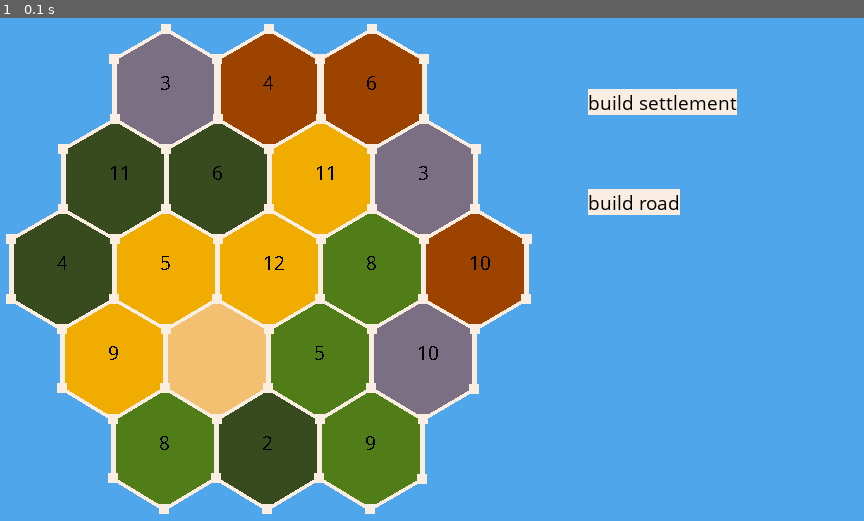
Above: before the commit, frame 1.
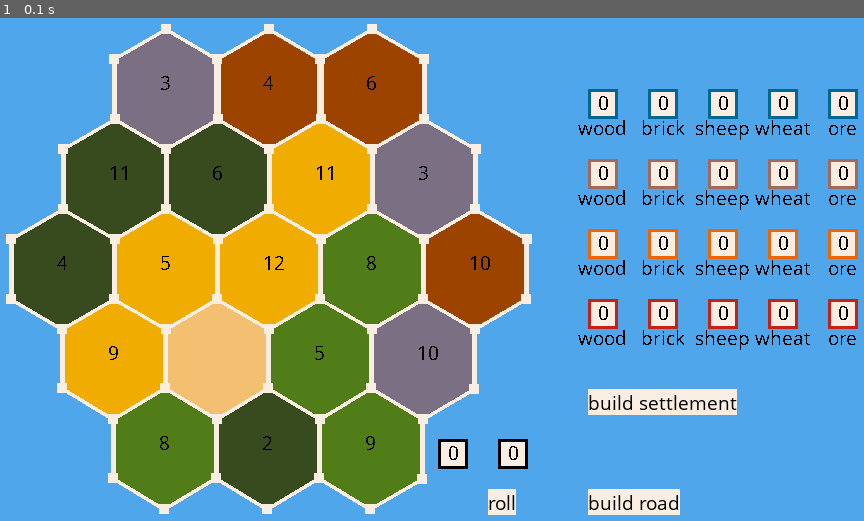
Above: after the commit, the same moment.

Repository: nathan-cain15/pygame-catan
Game: pygame game, started from testing.py
Two runs of this game, one before a commit and one after it. Both use one fixed random seed, a clock stepped at 60 frames per second and the inputs below.
Inputs:
- Up to frame 1 (0.1 s): no input

The runs differ from the first frame. In frame 1, 7.5% of the frame differs, in the area x 50-100%, y 14-99%.

Commit message:
made dice, displayed the players resources, and now working on giving resources

Diff:
--- a/__init__.py
+++ /dev/null
@@ -1,4 +0,0 @@
-from .classes import Edge
-from .classes import Tile
-from .classes import Vertice
-from .classes import Player
--- a/game.py
+++ b/game.py
@@ -1,7 +1,8 @@
 import math
 import pygame
 import random
-from classes import *
+from otherclaseses import Building
+from otherclaseses import Road
 
 
 class Game:
@@ -12,17 +13,15 @@
         self.vertices = vertices
         self.notAvalVertices = []
         self.notAvalEdges = []
-        self.states = ["starting turns", "regular turn"]
         self.currentState = "starting turns"
-        self.substates = ["building", "road"]
         self.currentSubState = "building"
 
     def placeBuilding(self, player, players, sidelength, mouse, click):
         vertice = self.verticesPressed(mouse, click)
         if vertice != None:
             if (vertice not in self.notAvalVertices) and self.buildingValid(players, vertice, sidelength):
-                player.buildings.append(
-                    Building(vertice.x, vertice.y, vertice.width, vertice.height, vertice.color, player))
+                building = Building(vertice.x, vertice.y, vertice.width, vertice.height, vertice.color, player)
+                player.buildings.append(building)
                 vertice.color = player.color
                 self.notAvalVertices.append(vertice)
                 return True
@@ -90,3 +89,41 @@
                         building.y <= build.y + (sidelength + (sidelength/6))):
                     return False
         return True
+
+    def getStartingResources(self, vertice, player):
+        dictionary = {
+            (81, 125, 25): 3,
+            (55, 75, 30): 0,
+            (240, 173, 0): 4,
+            (156, 67, 0): 1,
+            (123, 111, 131): 5,
+        }
+        for tile in self.tiles:
+            for point in tile.points:
+                if (vertice.x >= point[0] -3 and vertice.x <= point[0] + 3) and (vertice.y >= point[1] - 3 and vertice.y <= point[1] + 3):
+                    for i in player.resources:
+                        print(i)
+                    print(player.resources[dictionary[tile.color]])
+                    player.resources[dictionary[tile.color]] += 1
+
+    def giveResources(self, dice, players):
+        num = dice.die1 + dice.die2
+        tilesWithNum = []
+
+        dictionary = {
+            (81, 125, 25): 3,
+            (55, 75, 30): 0,
+            (240, 173, 0): 4,
+            (156, 67, 0): 1,
+            (123, 111, 131): 5,
+        }
+        for tile in self.tiles:
+            if tile.number == num:
+                tilesWithNum.append(tile)
+
+        for tile in tilesWithNum:
+            for point in tile.points:
+                for player in players:
+                    for building in player.buildings:
+                        if (building.x >= point[0] -3 and building.x <= point[0] + 3) and (building.y >= point[1] - 3 and building.y <= point[1] + 3):
+                            player.resources[[tile.color]] += 1
--- /dev/null
+++ b/otherclaseses.py
@@ -0,0 +1,177 @@
+import math
+import pygame
+import random
+from game import *
+
+class Tile:
+    def __init__(self, color, x, y, number, points):
+        self.color = color
+        self.x = x
+        self.y = y
+        self.number = number
+        self.points = points
+
+    def draw(self, surface, color):
+        pts = []
+        for i in self.points:
+            pts.append(i)
+
+        pygame.draw.polygon(surface, color, pts)
+
+    def getThePoints(self, surface, color, tiltAngle, x, y, radius):
+        pts = []
+        for i in range(6):
+            x = x + radius * math.cos(tiltAngle + math.pi * 2 * i / 6)
+            y = y + radius * math.sin(tiltAngle + math.pi * 2 * i / 6)
+            pts.append([int(x), int(y)])
+        return pts
+    def getCenter(self, sidelength):
+        pointX = self.points[1][0]
+        pointY = self.points[0][1] + int(sidelength/2)
+        return [pointX, pointY]
+
+
+class Vertice:
+    def __init__(self, x, y, width, height, color):
+        self.x = x
+        self.y = y
+        self.width = width
+        self.height = height
+        self.color = color
+
+    def draw(self, surface, color):
+        pygame.draw.rect(surface, color, (self.x - (self.width / 2), self.y - (self.height / 2), self.width, self.height))
+
+    def pressed(self, mouse, click):
+        if (self.x - (self.width / 2) <= mouse[0] and mouse[0] <= self.x - (self.width / 2) + self.width) and (self.y - (self.height / 2) <= mouse[1] and mouse[1] <= self.y - (self.height / 2) + self.height) and click[0] == True:
+            return True
+        return False
+
+class Edge:
+    def __init__(self, x1, y1, x2, y2, color):
+        self.x1 = x1
+        self.y1 = y1
+        self.x2 = x2
+        self.y2 = y2
+        self.color = color
+
+    def pressed(self, mouse, click):
+        if self.x1 <= self.x2:
+            x1 = self.x1
+            x2 = self.x2
+        else:
+            x1 = self.x2
+            x2 = self.x1
+        if self.y1 <= self.y2:
+            y1 = self.y1
+            y2 = self.y2
+        else:
+            y1 = self.y2
+            y2 = self.y1
+        if (x1-3 <= mouse[0] and mouse[0] <= x2+3 ) and (y1 <= mouse[1] and mouse[1] <= y2) and click[0] == True:
+            return True
+
+class Player:
+    def __init__(self, color):
+        self.color = color
+        self.victoryPoints = 0
+        self.roads = []
+        self.buildings = []
+        self.resources = [0, 0, 0, 0, 0]
+
+
+class Building(Vertice):
+    def __init__(self, x, y, width, height, color, player):
+        self.player = player
+
+        Vertice.__init__(self, x, y, width, height, color)
+
+class Road(Edge):
+    def __init__(self, x1, y1, x2, y2, color, player):
+        self.player = player
+
+        Edge.__init__(self, x1, y1, x2, y2, color)
+
+
+class Button:
+    def __init__(self, root, x, y):
+        self.root = root
+        self.x = x
+        self.y = y
+        self.width = 0
+        self.height = 0
+
+    def draw(self, color1, color2, text, size):
+        #pygame.draw.rect(surface, color, (self.x, self.y, self.width, self.height))
+        font = pygame.font.SysFont('Comic Sans MS', size)
+        textSurface = font.render(text, True, color1, color2)
+        textRect = textSurface.get_rect()
+        self.width = textRect[2]
+        self.height = textRect[3]
+
+        self.root.blit(textSurface, (self.x, self.y))
+
+    def pressed(self, mouse, click):
+        if (self.x <= mouse[0] and mouse[0] <= self.x + self.width) and (self.y <= mouse[1] and mouse[1] <= self.y + self.height) and click[0] == True:
+            return True
+        return False
+
+class PlayerDisplay:
+    def __init__(self, root, x, y, player):
+        self.player = player
+        self.root = root
+        self.x = x
+        self.y = y
+        self.player = player
+
+    def draw(self, width, height, textColor, boxColor, spacing, ratio, fontSize):
+        font = pygame.font.SysFont('Comic Sans MS', fontSize)
+
+        materials = [self.player.resources[0], self.player.resources[1], self.player.resources[2], self.player.resources[3], self.player.resources[4]]
+        words = ["wood", "brick", "sheep", "wheat", "ore"]
+        space = 0
+
+        for i in range(5):
+            pygame.draw.rect(self.root, self.player.color, (self.x + space, self.y, width, height))
+            pygame.draw.rect(self.root, boxColor, (self.x + space + int((width - (ratio * width)) / 2), self.y + int((height - (ratio * height)) / 2), int(width * ratio), int(height * ratio)))
+
+            number = font.render(str(materials[i]), False, textColor)
+            self.root.blit(number, (self.x + space + (width / 3), self.y))
+
+            text = font.render(words[i], False, textColor)
+            rect = text.get_rect()
+            self.root.blit(text, (int(self.x + space + (width - rect[2]) / 2), self.y + height - 5))
+
+            space += spacing
+
+class Dice(Button):
+    def __init__(self, root, x, y):
+        self.root = root
+        self.x = x
+        self.y = y
+        self.die1 = 0
+        self.die2 = 0
+
+    def drawDice(self, x, y, width, height, color1, color2, size, space, ratio):
+        font = pygame.font.SysFont('Comic Sans MS', size)
+        textSurface = font.render(str(self.die1), False, color1)
+
+        pygame.draw.rect(self.root, color1, (x, y, width, height))
+        pygame.draw.rect(self.root, color2, (
+        x + int((width - (ratio * width)) / 2), y + int((height - (ratio * height)) / 2),
+        int(width * ratio), int(height * ratio)))
+
+        self.root.blit(textSurface, (x + (width / 3), y))
+
+        textSurface = font.render(str(self.die2), False, color1)
+
+        pygame.draw.rect(self.root, color1, (x + space, y, width, height))
+        pygame.draw.rect(self.root, color2, (
+            x + space + int((width - (ratio * width)) / 2), y + int((height - (ratio * height)) / 2),
+            int(width * ratio), int(height * ratio)))
+
+        self.root.blit(textSurface, (x + space + (width / 3), y))
+
+    def roll(self):
+        self.die1 = random.choice(range(1, 6))
+        self.die2 = random.choice(range(1, 6))
--- a/testing.py
+++ b/testing.py
@@ -1,8 +1,9 @@
 import math
 import random
 import pygame
-from classes import *
 from game import *
+from otherclaseses import *
+
 
 pygame.init()
 root = pygame.display.set_mode((900, 600))
@@ -226,13 +227,24 @@
         player4 = Player(playerRed)
         players = [player1, player2, player3, player4]
 
-        buildButton = Button(root, 600, 100)
-        roadButton = Button(root, 600, 200)
+        buildButton = Button(root, 600, 400)
+        roadButton = Button(root, 600, 500)
+        dice = Dice(root, 500, 500)
+
+        buildPressed = False
+        roadPressed = False
+        dicePressed = False
+
+        display1 = PlayerDisplay(root, 600, 100, player1)
+        display2 = PlayerDisplay(root, 600, 170, player2)
+        display3 = PlayerDisplay(root, 600, 240, player3)
+        display4 = PlayerDisplay(root, 600, 310, player4)
 
 
         number = 0
         buildPressed = False
         roadPressed = False
+        dicePressed = False
         first = False
 
     game.drawTiles()
@@ -242,37 +254,68 @@
 
     buildButton.draw(black, white, "build settlement", 20)
     roadButton.draw(black, white, "build road", 20)
-
-    if buildPressed == False:
-        buildPressed = buildButton.pressed(mouse, click)
-    if roadPressed == False:
-        roadPressed = roadButton.pressed(mouse, click)
+    dice.draw(black, white, "roll", 20)
+    dice.drawDice(450, 450, 30, 30, black, white, 20, 60, 0.8)
+
+    display1.draw(30, 30, black, white, 60, 0.8, 20)
+    display2.draw(30, 30, black, white, 60, 0.8, 20)
+    display3.draw(30, 30, black, white, 60, 0.8, 20)
+    display4.draw(30, 30, black, white, 60, 0.8, 20)
+
 
     if game.currentState == "starting turns":
-        if game.currentSubState == "building" and buildPressed == True:
-            ran = game.placeBuilding(players[number], players, sideLength, mouse, click)
-            if ran:
-                game.currentSubState = "road"
-                buildPressed = False
-        elif game.currentSubState == "road" and roadPressed == True:
-            ran = game.placeRoad(players[number], mouse, click)
-            if ran:
-                game.currentSubState = "building"
-                roadPressed = False
-                if number == 3:
-                    number = 0
-                else:
-                    number += 1
-    stuff = []
-    stuff2 = []
-    for i in player1.buildings:
-        stuff.append(i.x)
-        stuff.append(i.y)
-    for i in player1.roads:
-        stuff2.append(i.x1)
-        stuff2.append(i.y1)
-        stuff2.append(i.x2)
-        stuff2.append(i.y2)
+        if game.currentSubState == "building":
+            if buildPressed == False:
+                buildPressed = buildButton.pressed(mouse, click)
+            if buildPressed:
+                ran = game.placeBuilding(players[number], players, sideLength, mouse, click)
+
+                if ran:
+                    if len(players[number].buildings) == 2:
+                        game.getStartingResources(players[number].buildings[1], players[number])
+                    game.currentSubState = "road"
+                    buildPressed = False
+
+        elif game.currentSubState == "road":
+            if roadPressed == False:
+                roadPressed = roadButton.pressed(mouse, click)
+
+            if roadPressed:
+                ran = game.placeRoad(players[number], mouse, click)
+                if ran:
+                    game.currentSubState = "building"
+                    if len(players[0].roads) == 2:
+                        game.currentState = "regular turn"
+                        game.currentSubState = "roll"
+
+                    roadPressed = False
+                    if number == 3 and len(players[number].buildings) == 1:
+                        number = number
+                    elif len(players[number].buildings) == 2:
+                        number -= 1
+                    else:
+                        number += 1
+
+    print(number == 3 and players[3].buildings == 2)
+    print(game.currentState)
+    print(game.currentSubState)
+    if game.currentState == "regular turn":
+        if game.currentSubState == "roll":
+            if dicePressed == False:
+                dicePressed = dice.pressed(mouse, click)
+
+            if dicePressed:
+                dice.roll()
+                game.giveResources(dice, players)
+                game.currentSubState == "next lol"
+
+        elif game.currentSubState == "build":
+            pass
+
+
+
+
+
 
 
 
